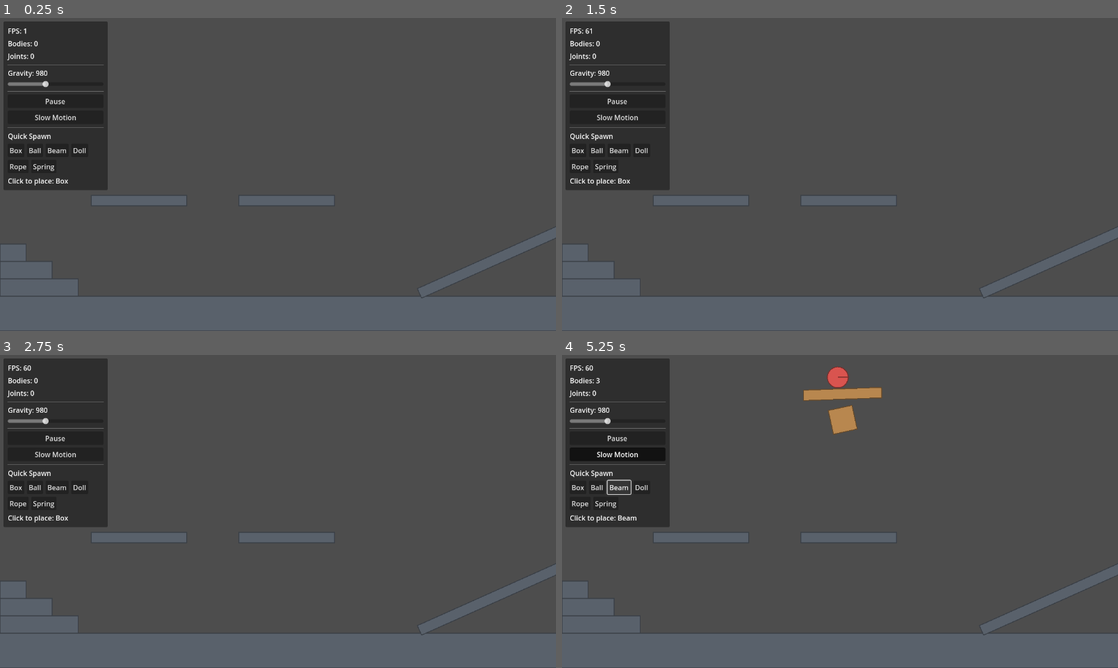
Above: before the commit, frames 1-4 (two rows, left to right).
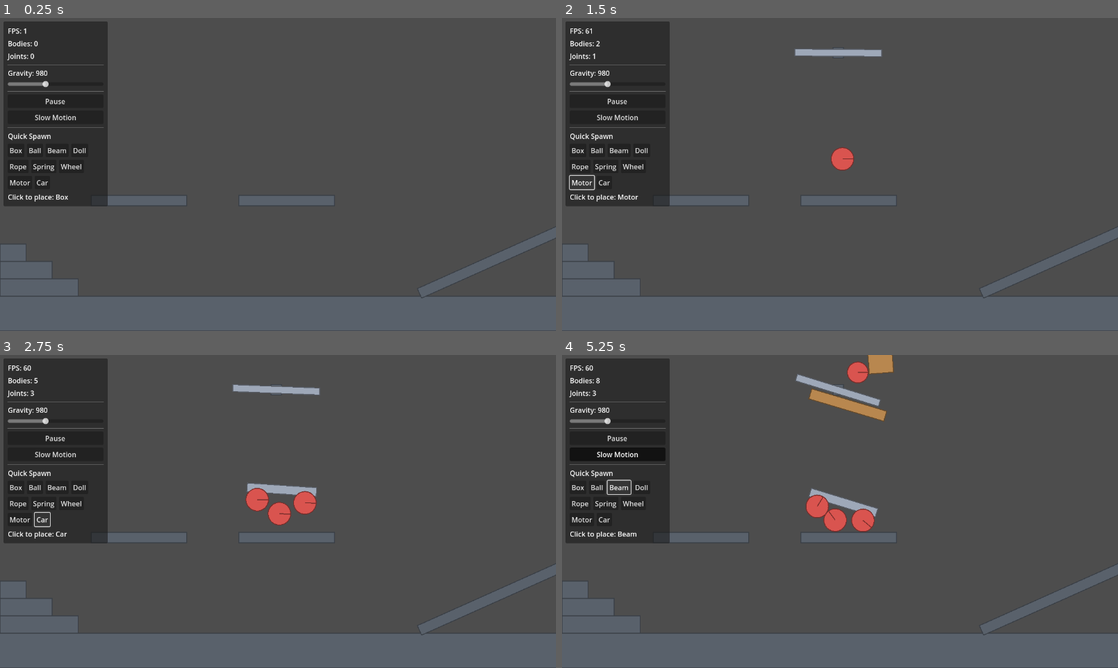
Above: after the commit, the same moments.

Repository: nitestryker/physics-lab
Game: Godot game, scene res://Scenes/Main/World.tscn
The game is run twice, just before and just after one commit, with the same random seed, the same clock (stepped at 60 frames per second) and the same inputs.
Inputs (mouse positions are in pixels of both pictures, inside the frame that each line leads up to):
- Up to frame 1 (0.25 s): no input
- Up to frame 2 (1.5 s): click (634, 165) at 0.5 s, where only the run after the commit has a clickable "Wheel"; click (584, 183) at 1.25 s, where only the run after the commit has a clickable "Motor"
- Up to frame 3 (2.75 s): click (44, 520) at 2 s, where only the run after the commit has a clickable "Car"
- Up to frame 4 (5.25 s): click "Slow Motion" at 2.75 s; click "Box" at 3.5 s; click "Ball" at 4.25 s; click "Beam" at 5 s

The runs differ from the first frame. In frame 1, 1.0% of the frame differs, in the area x 0-20%, y 46-60%; in frame 2, 1.7%; in frame 3, 2.4%; in frame 4, 4.0%, in the area x 0-60%, y 0-60%.

Commit message:
added motors + Car

Diff:
--- /dev/null
+++ b/Scenes/Joints/Motor.tscn
@@ -0,0 +1,32 @@
+[gd_scene load_steps=7 format=3]
+
+[ext_resource type="Script" path="res://Scripts/Physics/MotorSpinner.gd" id="1"]
+[ext_resource type="Script" path="res://Scripts/Core/StaticShapeDrawer.gd" id="2"]
+[ext_resource type="PackedScene" path="res://Scenes/Base/PhysicsObject.tscn" id="3"]
+[ext_resource type="Resource" path="res://Resources/Materials/Steel.tres" id="4"]
+
+[sub_resource type="RectangleShape2D" id="mount"]
+size = Vector2(24, 24)
+
+[sub_resource type="RectangleShape2D" id="blade"]
+size = Vector2(200, 16)
+
+[node name="Motor" type="Node2D"]
+script = ExtResource("1")
+
+[node name="Anchor" type="StaticBody2D" parent="."]
+script = ExtResource("2")
+
+[node name="CollisionShape2D" type="CollisionShape2D" parent="Anchor"]
+shape = SubResource("mount")
+
+[node name="Blade" parent="." instance=ExtResource("3")]
+object_material = ExtResource("4")
+base_mass = 2.0
+
+[node name="CollisionShape2D" parent="Blade" index="0"]
+shape = SubResource("blade")
+
+[node name="Joint" type="PinJoint2D" parent="."]
+node_a = NodePath("../Anchor")
+node_b = NodePath("../Blade")
--- a/Scenes/Main/World.tscn
+++ b/Scenes/Main/World.tscn
@@ -1,4 +1,4 @@
-[gd_scene load_steps=13 format=3 uid="uid://cnhgasp3nthqo"]
+[gd_scene load_steps=13 format=3]
 
 [ext_resource type="Script" path="res://Scripts/Core/StaticShapeDrawer.gd" id="1"]
 [ext_resource type="Script" path="res://Scripts/Objects/ObjectSpawner.gd" id="2"]
--- /dev/null
+++ b/Scenes/Objects/Car.tscn
@@ -0,0 +1,39 @@
+[gd_scene load_steps=8 format=3]
+
+[ext_resource type="Script" path="res://Scripts/Objects/CarController.gd" id="1"]
+[ext_resource type="PackedScene" path="res://Scenes/Base/PhysicsObject.tscn" id="2"]
+[ext_resource type="Resource" path="res://Resources/Materials/Steel.tres" id="3"]
+[ext_resource type="Script" path="res://Scripts/Components/Grabbable.gd" id="4"]
+[ext_resource type="PackedScene" path="res://Scenes/Objects/Wheel.tscn" id="5"]
+
+[sub_resource type="RectangleShape2D" id="chassis"]
+size = Vector2(160, 20)
+
+[node name="Car" type="Node2D"]
+script = ExtResource("1")
+
+[node name="Chassis" parent="." instance=ExtResource("2")]
+object_material = ExtResource("3")
+base_mass = 3.0
+
+[node name="CollisionShape2D" parent="Chassis" index="0"]
+shape = SubResource("chassis")
+
+[node name="Grabbable" type="Node" parent="Chassis" index="1"]
+script = ExtResource("4")
+
+[node name="WheelLeft" parent="." instance=ExtResource("5")]
+position = Vector2(-55, 26)
+
+[node name="WheelRight" parent="." instance=ExtResource("5")]
+position = Vector2(55, 26)
+
+[node name="JointLeft" type="PinJoint2D" parent="."]
+position = Vector2(-55, 26)
+node_a = NodePath("../Chassis")
+node_b = NodePath("../WheelLeft")
+
+[node name="JointRight" type="PinJoint2D" parent="."]
+position = Vector2(55, 26)
+node_a = NodePath("../Chassis")
+node_b = NodePath("../WheelRight")
--- /dev/null
+++ b/Scenes/Objects/Wheel.tscn
@@ -0,0 +1,18 @@
+[gd_scene load_steps=5 format=3]
+
+[ext_resource type="PackedScene" path="res://Scenes/Base/PhysicsObject.tscn" id="1"]
+[ext_resource type="Resource" path="res://Resources/Materials/Rubber.tres" id="2"]
+[ext_resource type="Script" path="res://Scripts/Components/Grabbable.gd" id="3"]
+
+[sub_resource type="CircleShape2D" id="shape"]
+radius = 26.0
+
+[node name="Wheel" instance=ExtResource("1")]
+object_material = ExtResource("2")
+base_mass = 1.5
+
+[node name="CollisionShape2D" parent="." index="0"]
+shape = SubResource("shape")
+
+[node name="Grabbable" type="Node" parent="." index="1"]
+script = ExtResource("3")
--- a/Scenes/UI/DebugOverlay.tscn
+++ b/Scenes/UI/DebugOverlay.tscn
@@ -91,6 +91,21 @@
 unique_name_in_owner = true
 text = "Spring"
 
+[node name="SpawnWheelButton" type="Button" parent="Panel/Margin/VBox/SpawnRow2"]
+unique_name_in_owner = true
+text = "Wheel"
+
+[node name="SpawnRow3" type="HBoxContainer" parent="Panel/Margin/VBox"]
+theme_override_constants/separation = 6
+
+[node name="SpawnMotorButton" type="Button" parent="Panel/Margin/VBox/SpawnRow3"]
+unique_name_in_owner = true
+text = "Motor"
+
+[node name="SpawnCarButton" type="Button" parent="Panel/Margin/VBox/SpawnRow3"]
+unique_name_in_owner = true
+text = "Car"
+
 [node name="ToolLabel" type="Label" parent="Panel/Margin/VBox"]
 unique_name_in_owner = true
 text = "Click to place: Box"
--- /dev/null
+++ b/Scripts/Objects/CarController.gd
@@ -0,0 +1,24 @@
+class_name Car
+extends CompositeObject
+## A driveable vehicle: steel chassis + two wheels on motorized pin
+## joints. Hold drive_left / drive_right (A/D or arrow keys) to drive.
+## With the motor always enabled, a target velocity of 0 acts as a
+## brake — release the keys and the car stops instead of coasting.
+
+## Wheel spin speed in radians/second while driving.
+@export var motor_speed: float = 25.0
+
+@onready var _wheel_joints: Array[PinJoint2D] = [
+	$JointLeft, $JointRight,
+]
+
+func _ready() -> void:
+	super._ready()
+	for joint in _wheel_joints:
+		joint.motor_enabled = true
+
+func _physics_process(_delta: float) -> void:
+	var direction := Input.get_axis("drive_left", "drive_right")
+	for joint in _wheel_joints:
+		if is_instance_valid(joint):
+			joint.motor_target_velocity = direction * motor_speed
--- a/Scripts/Objects/ObjectSpawner.gd
+++ b/Scripts/Objects/ObjectSpawner.gd
@@ -14,6 +14,9 @@
 	"Ragdoll": preload("res://Scenes/Characters/Ragdoll.tscn"),
 	"Rope": preload("res://Scenes/Joints/Rope.tscn"),
 	"Spring": preload("res://Scenes/Joints/Spring.tscn"),
+	"Wheel": preload("res://Scenes/Objects/Wheel.tscn"),
+	"Motor": preload("res://Scenes/Joints/Motor.tscn"),
+	"Car": preload("res://Scenes/Objects/Car.tscn"),
 }
 
 ## Where quick-spawned objects drop from (a Marker2D in the world).
--- /dev/null
+++ b/Scripts/Physics/MotorSpinner.gd
@@ -0,0 +1,15 @@
+class_name MotorSpinner
+extends CompositeObject
+## A motorized pin joint spinning a blade around a static mount.
+## In Godot 2D, a "hinge" IS a PinJoint2D — the motor properties
+## (motor_enabled, motor_target_velocity) were added in 4.3, which is
+## why this project requires it.
+
+## Spin speed in radians/second. Negative spins the other way.
+@export var spin_speed: float = 12.0
+
+func _ready() -> void:
+	super._ready()
+	var joint := get_node(^"Joint") as PinJoint2D
+	joint.motor_enabled = true
+	joint.motor_target_velocity = spin_speed
--- a/Scripts/UI/DebugOverlay.gd
+++ b/Scripts/UI/DebugOverlay.gd
@@ -30,6 +30,9 @@
 	%SpawnRagdollButton.pressed.connect(_quick_spawn.bind("Ragdoll"))
 	%SpawnRopeButton.pressed.connect(_quick_spawn.bind("Rope"))
 	%SpawnSpringButton.pressed.connect(_quick_spawn.bind("Spring"))
+	%SpawnWheelButton.pressed.connect(_quick_spawn.bind("Wheel"))
+	%SpawnMotorButton.pressed.connect(_quick_spawn.bind("Motor"))
+	%SpawnCarButton.pressed.connect(_quick_spawn.bind("Car"))
 	GameManager.selected_changed.connect(_on_selected_changed)
 	_on_selected_changed(GameManager.selected_type)
 
--- a/project.godot
+++ b/project.godot
@@ -1,10 +1,5 @@
 ; Engine configuration file.
-; It's best edited using the editor UI and not directly,
-; since the parameters that go here are not all obvious.
-;
-; Format:
-;   [section] ; section goes between []
-;   param=value ; assign values to parameters
+; Generated by PhysicsLab scaffold — Godot 4.3+
 
 config_version=5
 
@@ -12,7 +7,7 @@
 
 config/name="PhysicsLab"
 run/main_scene="res://Scenes/Main/World.tscn"
-config/features=PackedStringArray("4.2")
+config/features=PackedStringArray("4.3", "2D")
 
 [autoload]
 
@@ -25,6 +20,16 @@
 
 [input]
 
+drive_left={
+"deadzone": 0.5,
+"events": [Object(InputEventKey,"resource_local_to_scene":false,"resource_name":"","device":-1,"window_id":0,"alt_pressed":false,"shift_pressed":false,"ctrl_pressed":false,"meta_pressed":false,"pressed":false,"keycode":0,"physical_keycode":65,"key_label":0,"unicode":97,"location":0,"echo":false,"script":null), Object(InputEventKey,"resource_local_to_scene":false,"resource_name":"","device":-1,"window_id":0,"alt_pressed":false,"shift_pressed":false,"ctrl_pressed":false,"meta_pressed":false,"pressed":false,"keycode":0,"physical_keycode":4194319,"key_label":0,"unicode":0,"location":0,"echo":false,"script":null)
+]
+}
+drive_right={
+"deadzone": 0.5,
+"events": [Object(InputEventKey,"resource_local_to_scene":false,"resource_name":"","device":-1,"window_id":0,"alt_pressed":false,"shift_pressed":false,"ctrl_pressed":false,"meta_pressed":false,"pressed":false,"keycode":0,"physical_keycode":68,"key_label":0,"unicode":100,"location":0,"echo":false,"script":null), Object(InputEventKey,"resource_local_to_scene":false,"resource_name":"","device":-1,"window_id":0,"alt_pressed":false,"shift_pressed":false,"ctrl_pressed":false,"meta_pressed":false,"pressed":false,"keycode":0,"physical_keycode":4194321,"key_label":0,"unicode":0,"location":0,"echo":false,"script":null)
+]
+}
 primary_action={
 "deadzone": 0.5,
 "events": [Object(InputEventMouseButton,"resource_local_to_scene":false,"resource_name":"","device":-1,"window_id":0,"a …(252 unchanged characters)…
Not shown, changed: README.md
